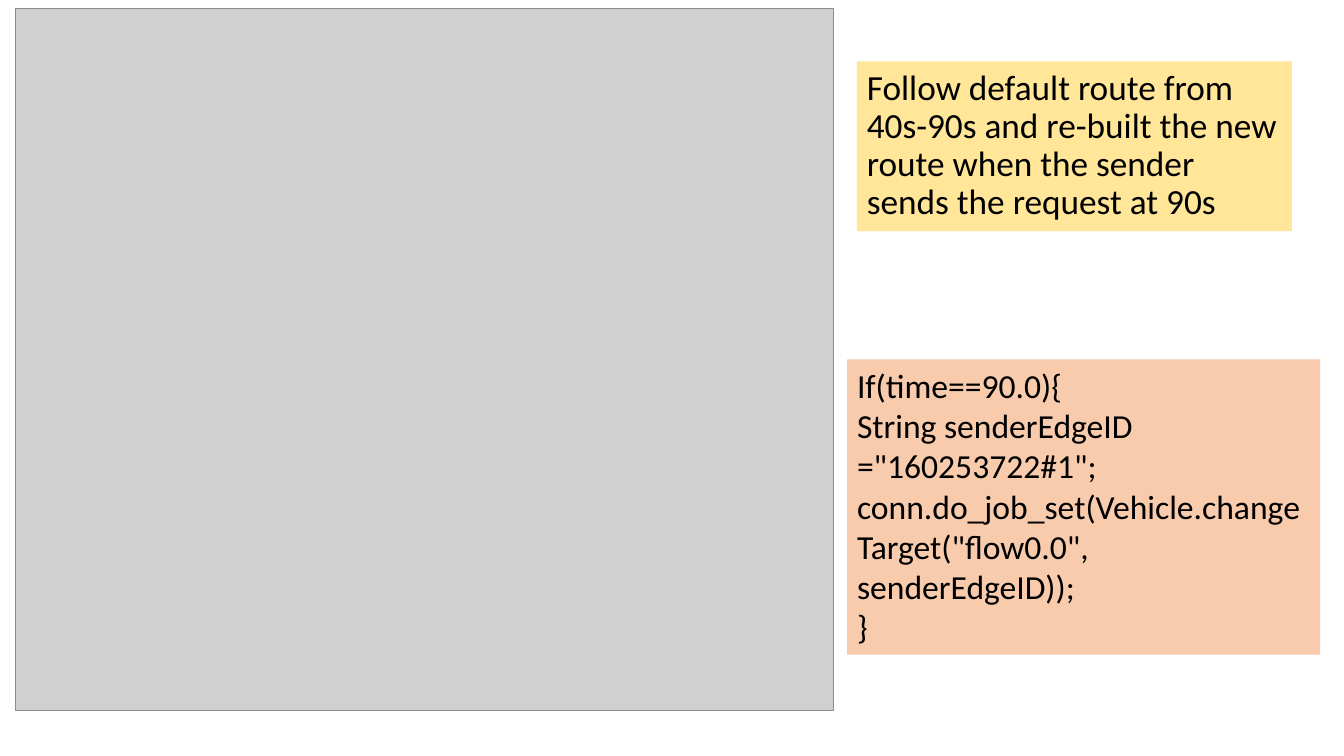
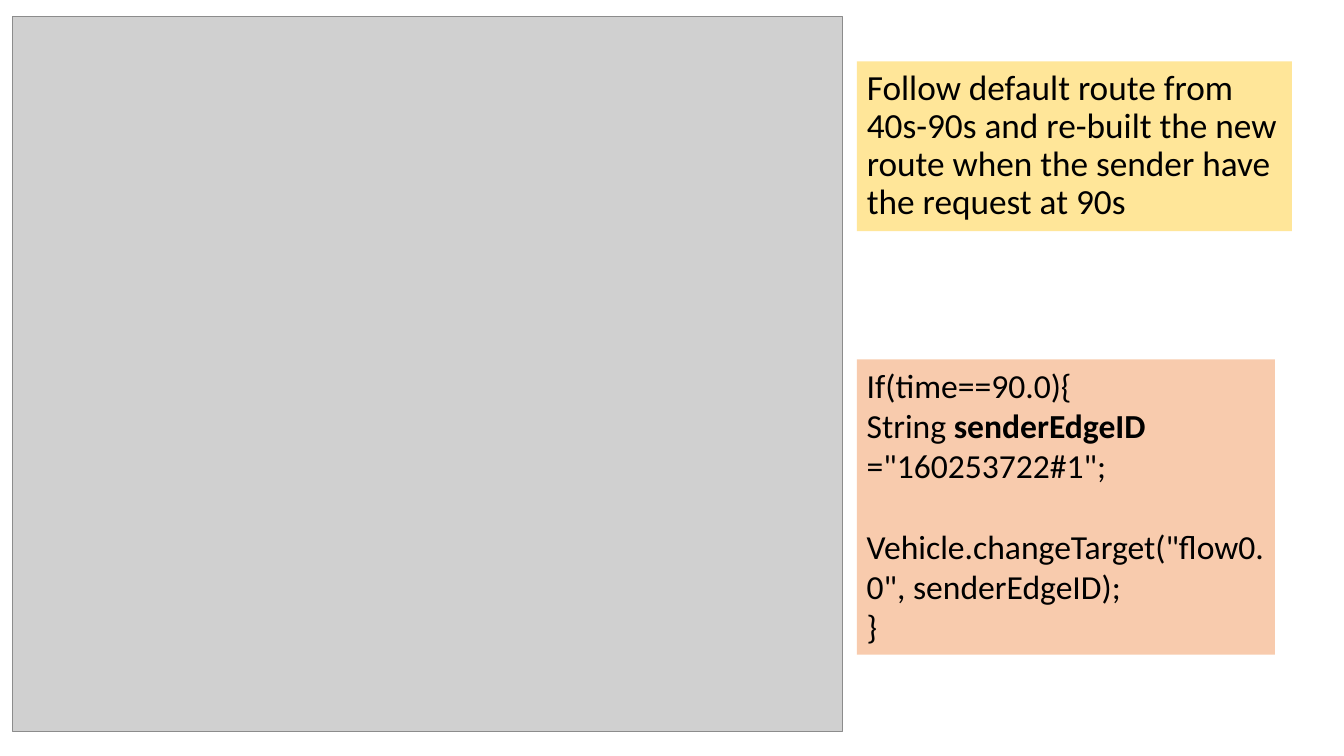
Before and after one commit to YenKang/Smart-Logistics-Plan, a slide deck: slide 34 of eclipse workspace/java_library/sumo_implementation recording.pptx. Drawn at 1344x756 pixels with LibreOffice and Linux fonts; fonts in the diff are those of the drawing; grey boxes stand for pictures. Boxes give left, top, right and bottom in pixels: in the first picture for what was removed or moved away, otherwise in the second. Text is boxed around its words. In the diff, an @@ line names an element or a change of style, - is before the commit and + after.

```diff
--- a/eclipse workspace/java_library/sumo_implementation recording.pptx
+++ b/eclipse workspace/java_library/sumo_implementation recording.pptx
@@ picture resized from (x1=15, y1=9, x2=833, y2=711) to (x1=12, y1=17, x2=843, y2=732) @@
@@ title at (x1=867, y1=75, x2=1276, y2=220): text changed @@
-Follow default route from
-40s-90s and re-built the new route when the sender sends the request at 90s
+Follow default route from
+40s-90s and re-built the new route when the sender have the request at 90s
@@ rectangle "If(time==90.0){" resized from (x1=847, y1=360, x2=1320, y2=655) to (x1=857, y1=360, x2=1275, y2=655) @@
@@ text in rectangle at (x1=867, y1=414, x2=1146, y2=482): bold on in "senderEdgeID" @@
@@ text in rectangle at (x1=867, y1=534, x2=1264, y2=605): text changed @@
-conn.do_job_set(Vehicle.changeTarget("flow0.0", senderEdgeID));
+Vehicle.changeTarget("flow0.0", senderEdgeID);
```
Also in this commit, not shown: 9 other slides changed, 7 slides added, 2 slides removed, 1 other file.
